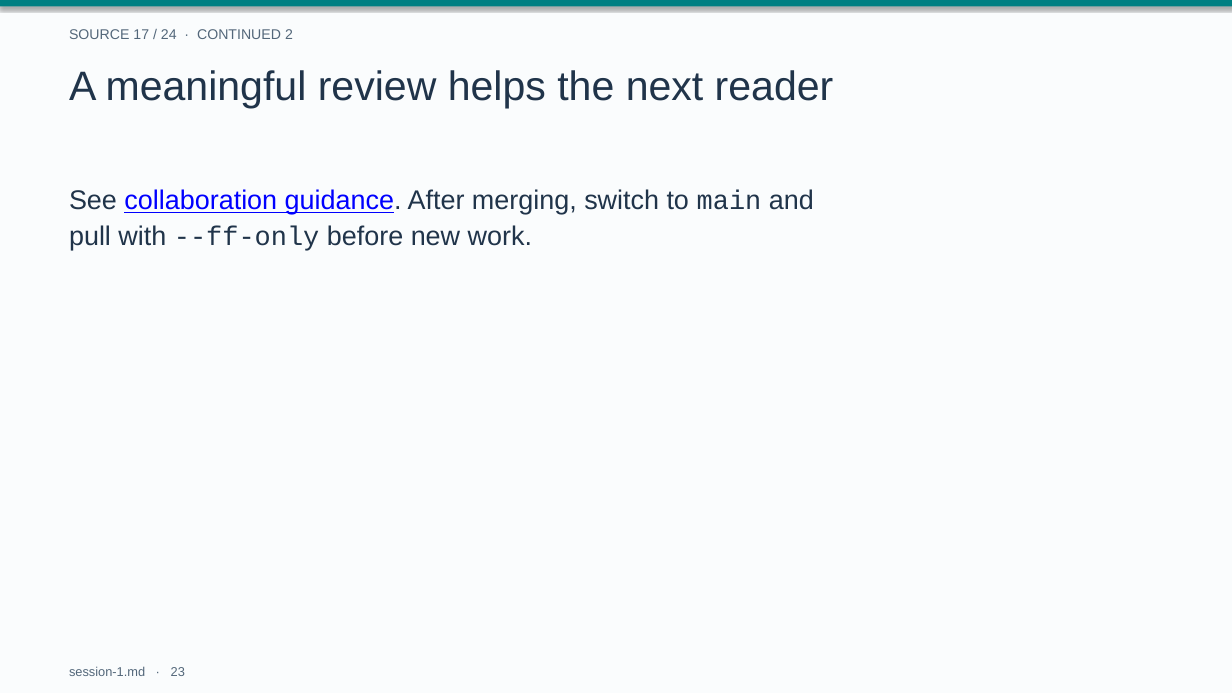
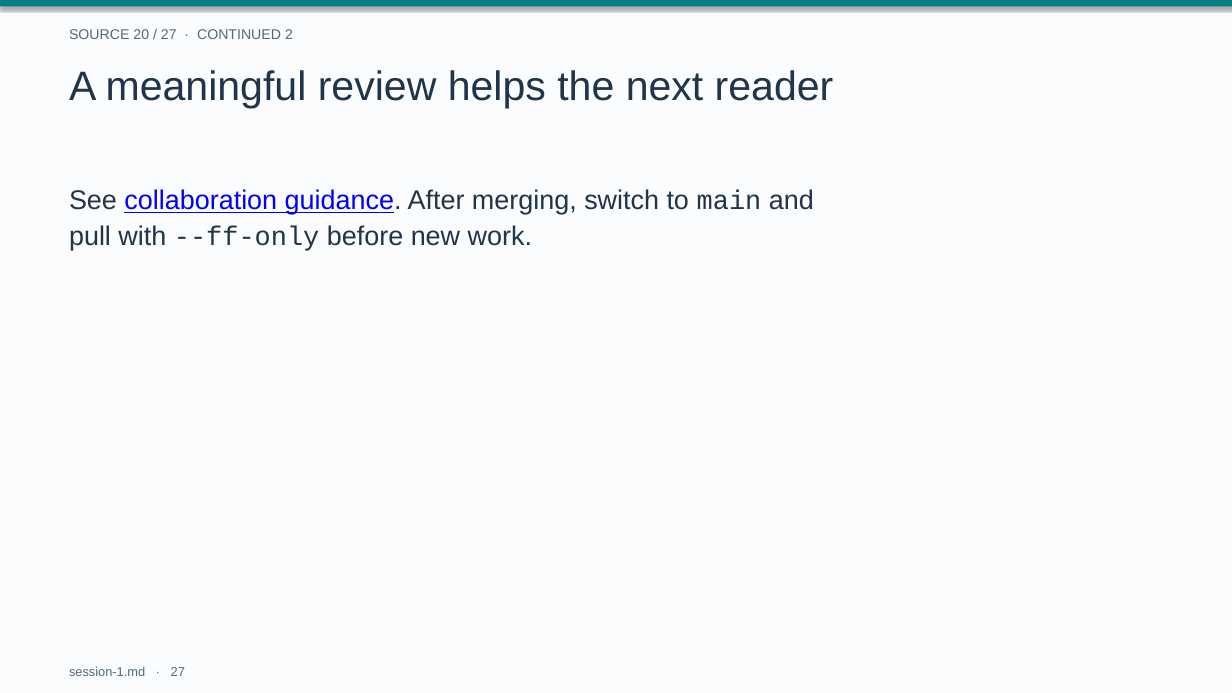
Before and after one commit to drweihungpan-lab/3R-teaching, a slide deck: slide 27 of materials/slides/session-1.pptx (slide 23 before the commit). Drawn at 1232x693 pixels with LibreOffice and Linux fonts; fonts in the diff are those of the drawing. Boxes give left, top, right and bottom in pixels: in the first picture for what was removed or moved away, otherwise in the second. Text is boxed around its words. In the diff, an @@ line names an element or a change of style, - is before the commit and + after.

```diff
--- a/materials/slides/session-1.pptx
+++ b/materials/slides/session-1.pptx
@@ text at (x1=69, y1=29, x2=293, y2=39): text changed @@
-SOURCE 17 / 24 · CONTINUED 2
+SOURCE 20 / 27 · CONTINUED 2
@@ text at (x1=69, y1=666, x2=185, y2=676): text changed @@
-session-1.md · 23
+session-1.md · 27
```
Also in this commit, not shown: 32 other slides changed, 4 slides added, 3 other files.
